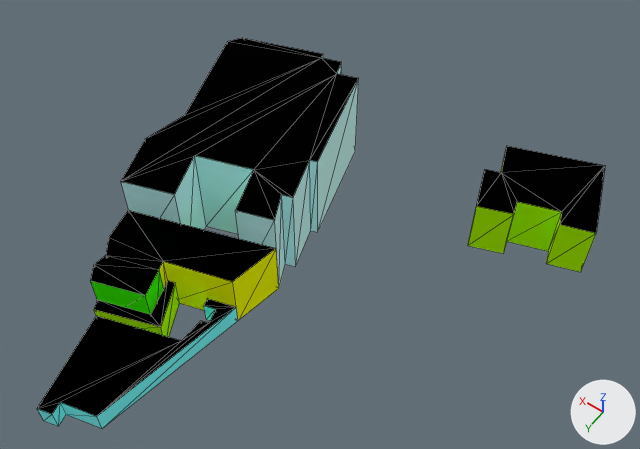
An edit to the glTF model web/public/assets/cities/london/tiles/-7_-2.far.glb, drawn before and after from the same camera.
One viewpoint serves both versions: a 50 mm lens placed at (-1685.5, -317.0, 228.4), pointed at (-1592.8, -446.7, 24.5). The lights are fixed; the arrows at lower right show +X, +Y and +Z. The picture after the commit comes second. Mesh edges are drawn as thin lines. Where no turn or scale is listed for an object, it has been applied to the vertices. Vertices at exactly the same position are counted once.

Objects in the first picture: '-7_-2_far'.
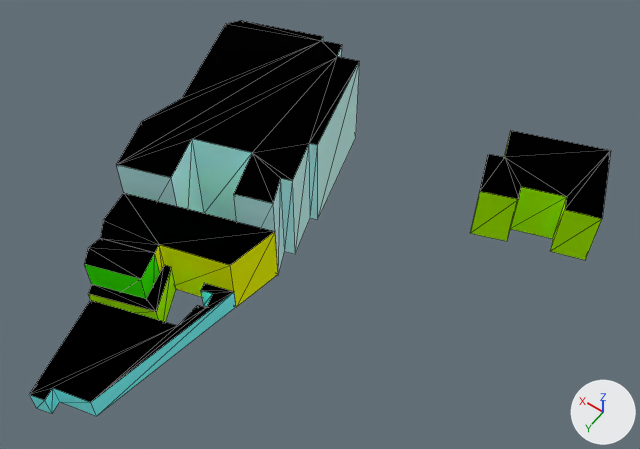
Location of each change, [x1, y1, x2, y2] in pixels of the pictures (640 x 449 px):
'-7_-2_far', reshaped, moved: before [37, 38, 605, 429]; after [29, 20, 611, 416]
part 1 of me_7__2_far, added: after [29, 283, 236, 416]
part 2 of me_7__2_far, added: after [101, 193, 278, 307]
part 3 of me_7__2_far, built on: before [37, 210, 279, 429]; after [84, 238, 176, 322]

Diff of the bpy script that builds the scene:
```diff
--- a/web/public/assets/cities/london/tiles/-7_-2.far.glb.py
+++ b/web/public/assets/cities/london/tiles/-7_-2.far.glb.py
@@ me_7__2_far @@
 # used by ob_7__2_far; location = (-1593.3, -441.0, 17.0)
-me_7__2_far.from_pydata(...)  # 107 vertices, 165 faces; spans x -66.0..66.0, y -80.0..80.0, z -17.0..17.0
+me_7__2_far.from_pydata(...)  # 118 vertices, 165 faces; spans x -66.0..66.0, y -80.0..80.0, z -17.0..17.0
+# me_7__2_far part 1: a new loose piece of 24 vertices spanning x 10.0..42.0, y 23.0..80.0, z -16.0..-8.0
+# me_7__2_far part 2: a new loose piece of 14 vertices spanning x 7.0..52.0, y 6.0..37.0, z -16.0..5.0
+# me_7__2_far part 3
+# 49 vertices are removed from x 7.0..52.0, y 6.0..80.0, z -17.0..4.0
+# 82 faces are deleted
+# 16 vertices are added at x 22.0..46.0, y 28.0..49.0, z -16.0..5.0
+# 6 new vertices lie (16.0, 5.0, 0.0) away from vertices in x 27.0..30.0, y 32.0..41.0, z -16.0..5.0
+# 22 new faces join them, mat_facade
+# 7 new faces join them, mat_roof
 me_7__2_far.materials.append(mat_facade)
@@ ob_7__2_far @@
 ob_7__2_far = bpy.data.objects.new('-7_-2_far', me_7__2_far)
-ob_7__2_far.location = (-1593.3, -441.0, 17.0)
+ob_7__2_far.location = (-1593.3, -441.0, 23.9)
```
